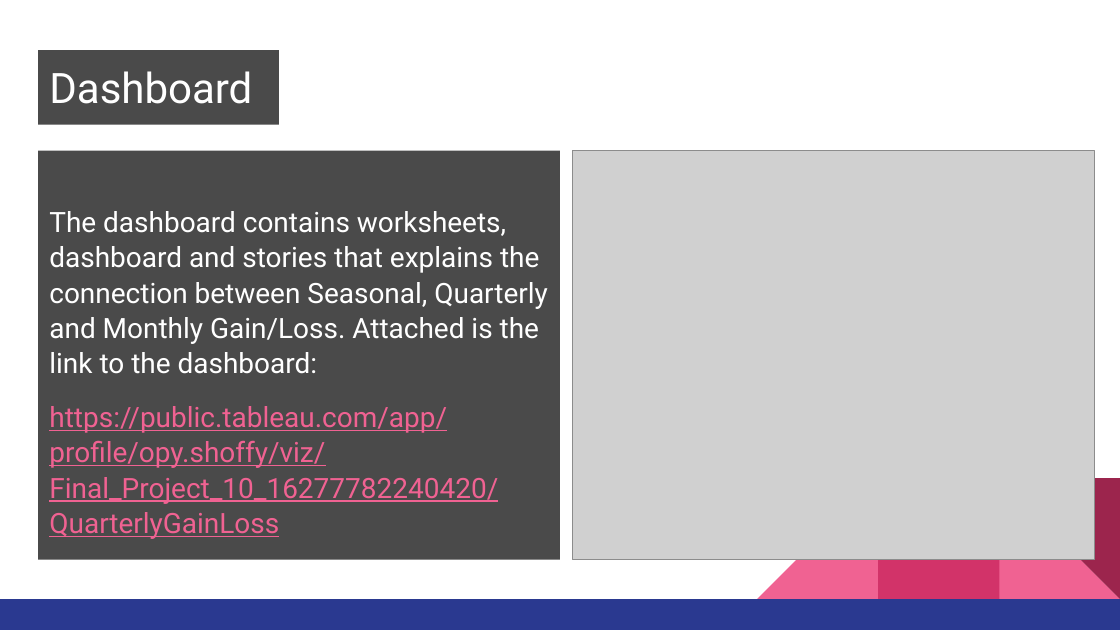
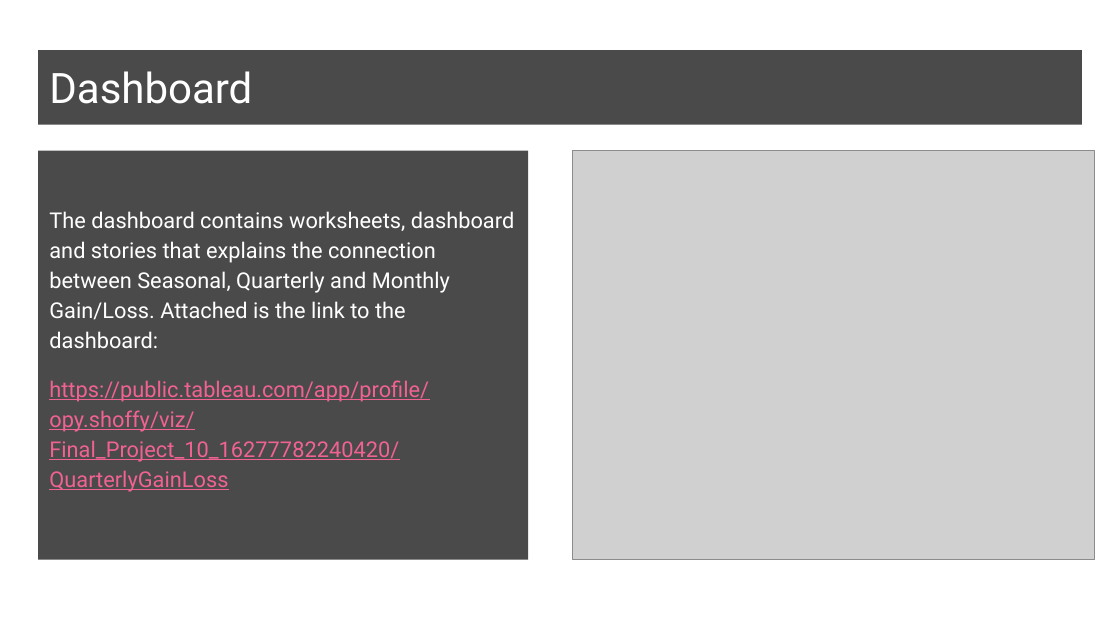
Before and after one commit to opeoje91/Final_Project_10_UTA, a slide deck: slide 21 of SEGMENT 2/Group 10 PowerPoint_Segment_2.pptx. Drawn at 1120x630 pixels with LibreOffice and Linux fonts; fonts in the diff are those of the drawing; grey boxes stand for pictures; background and template pictures are left out. Boxes give left, top, right and bottom in pixels: in the first picture for what was removed or moved away, otherwise in the second. Text is boxed around its words. In the diff, an @@ line names an element or a change of style, - is before the commit and + after.

```diff
--- a/SEGMENT 2/Group 10 PowerPoint_Segment_2.pptx
+++ b/SEGMENT 2/Group 10 PowerPoint_Segment_2.pptx
@@ title "Dashboard": place and size @@
-title "Dashboard" at box(38, 50, 279, 124)
+title "Dashboard" at box(38, 50, 1082, 124)
@@ text "The dashboard contains worksheets, dashboard ...": place and size @@
-text "The dashboard contains worksheets, dashboard ..." at box(38, 151, 560, 560)
+text "The dashboard contains worksheets, dashboard ..." at box(38, 151, 528, 560)
@@ text "The dashboard contains worksheets, dashboard ..." at box(38, 151, 528, 560): size 18 to 14 pt; line spacing 1.05 to 1.15 @@
@@ group removed at box(0, 478, 1120, 630): 3 right triangles, 2 rectangles @@
```
Also in this commit, not shown: 3 slides added, 6 other files.
